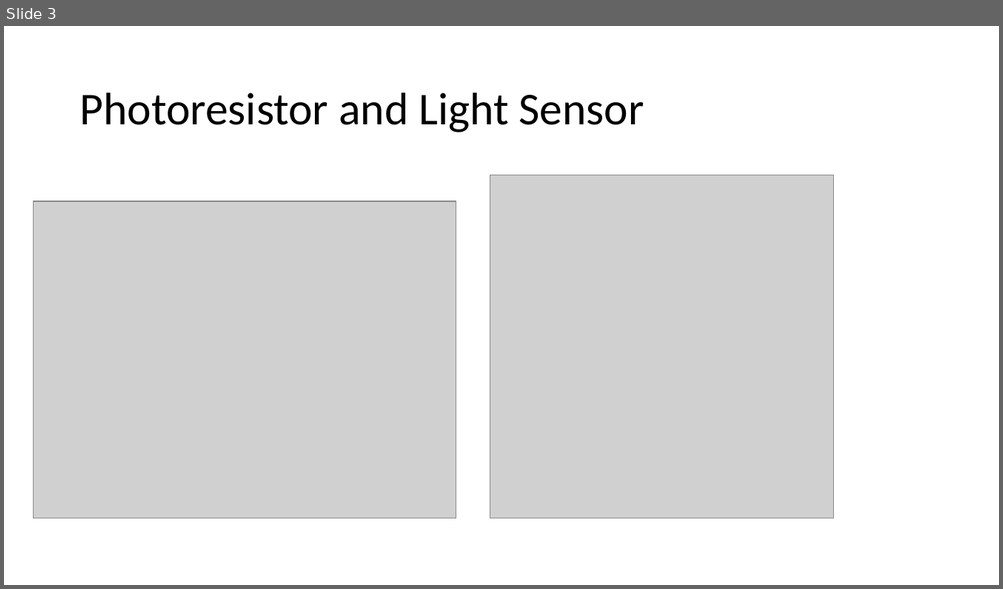
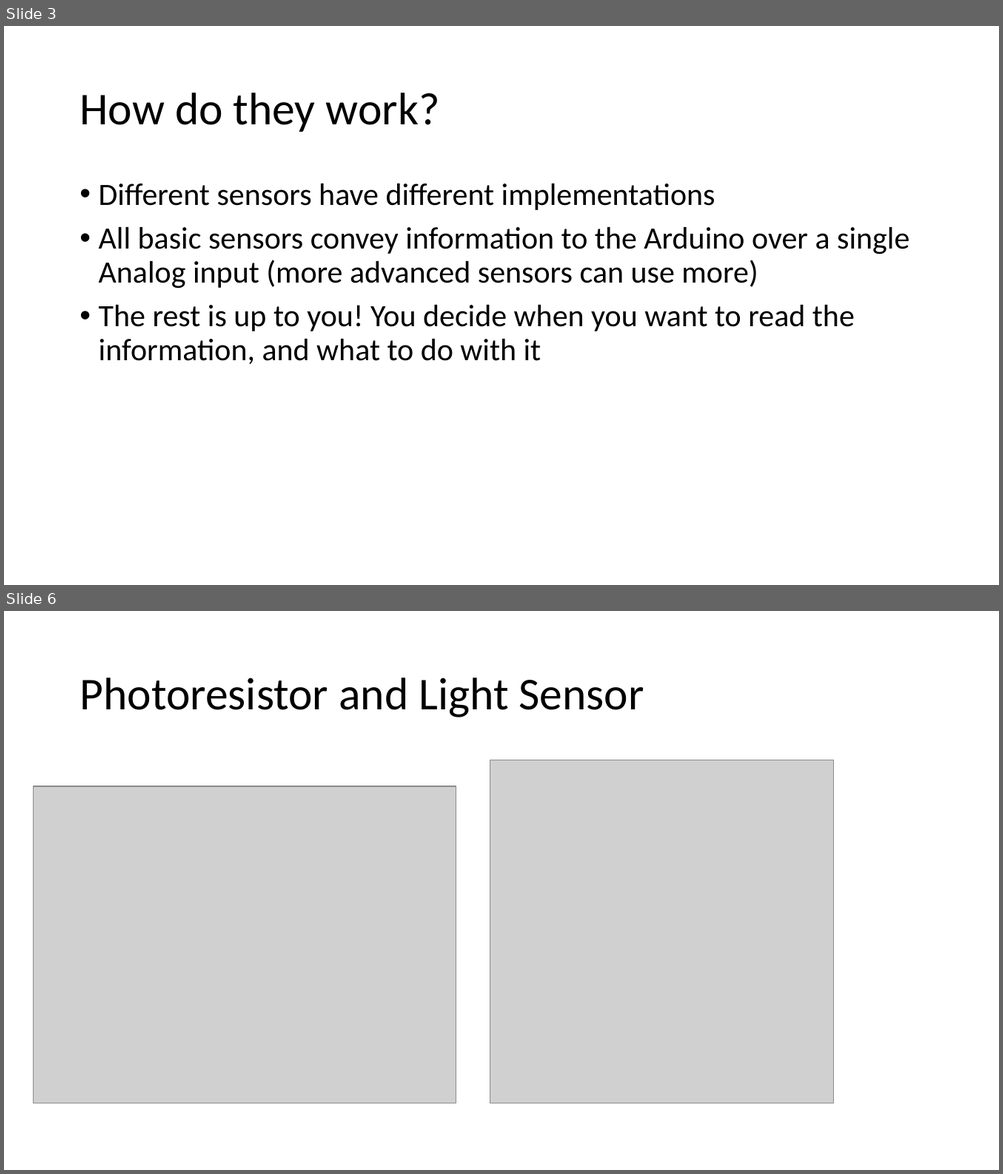
Before and after one commit to rchatrath7/PDH-Workshops, a slide deck: vishal-sensors-lecture/Sensor Lecture.pptx. Shown one above the other, each under a label of ours: slide 3 before the commit, slides 3 and 6 after it; the slides between them are not shown. The pictures are 1003x589 and 1003x1174 pixels, drawn with LibreOffice and Linux fonts; fonts in the diff are those of the drawing; grey boxes stand for pictures. Boxes give left, top, right and bottom in pixels: in the first picture for what was removed or moved away, otherwise in the second. Text is boxed around its words. In the diff, an @@ line names an element or a change of style, - is before the commit and + after.

Commit message:
Made the powerpoint simpler and more polished. Added the sample Arduino sketches including commenting for proper wiring.

```diff
--- a/vishal-sensors-lecture/Sensor Lecture.pptx
+++ b/vishal-sensors-lecture/Sensor Lecture.pptx
@@ slide 3 added at bbox=[4, 26, 999, 585], background #FFFFFF @@
@@ title added at bbox=[79, 93, 440, 132], 44 pt, text #000000 @@
+How do they work?
@@ text added at bbox=[99, 184, 909, 364], 30 pt, text #000000 @@
+• Different sensors have different implementations
+• All basic sensors convey information to the Arduino over a single Analog input (more advanced sensors can use more)
+• The rest is up to you! You decide when you want to read the information, and what to do with it
@@ what was slide 3 is now slide 6 @@
```
Also in this commit, not shown: 8 slides changed, 10 other slides added, 2 slides removed, 4 other files.
